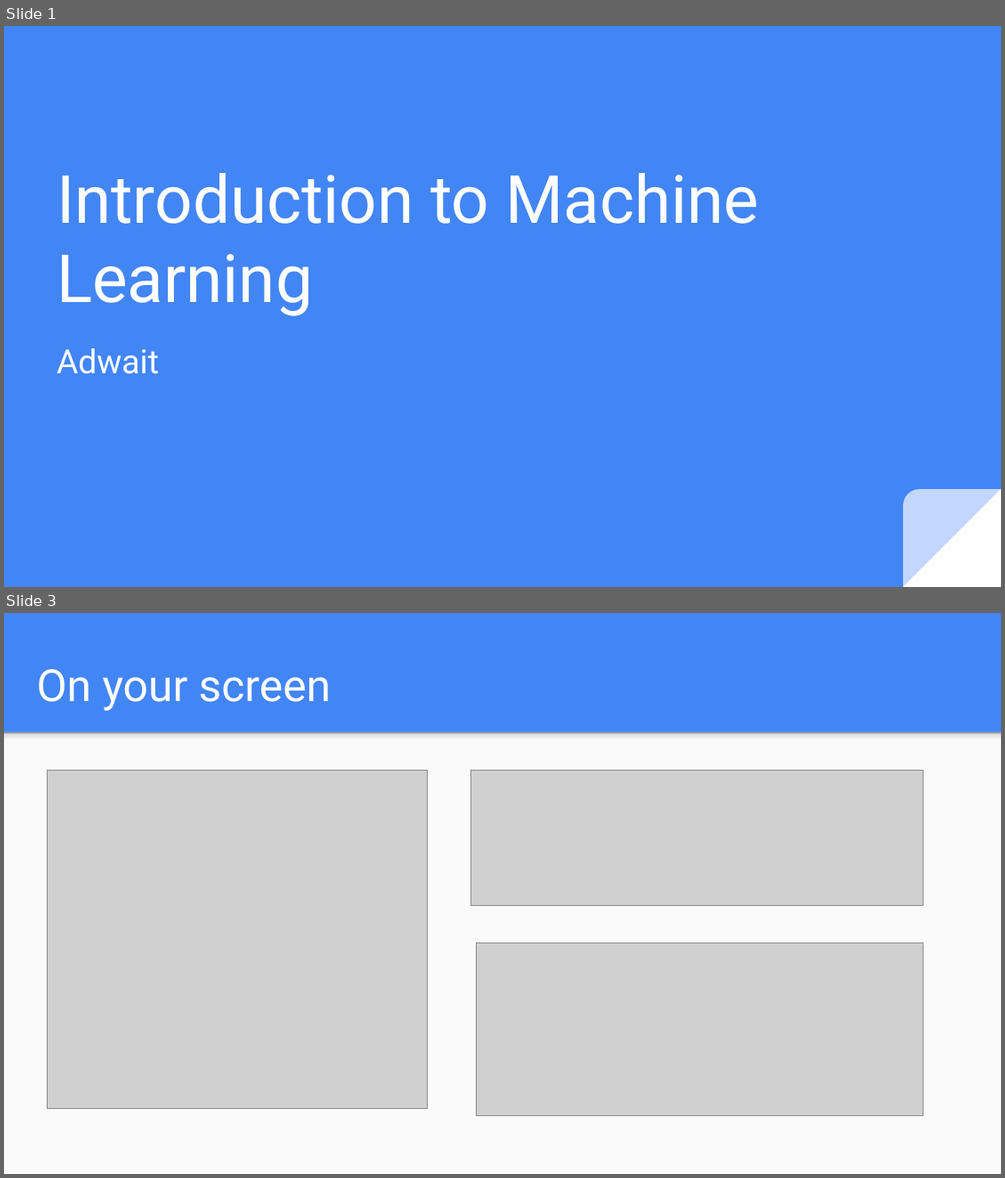
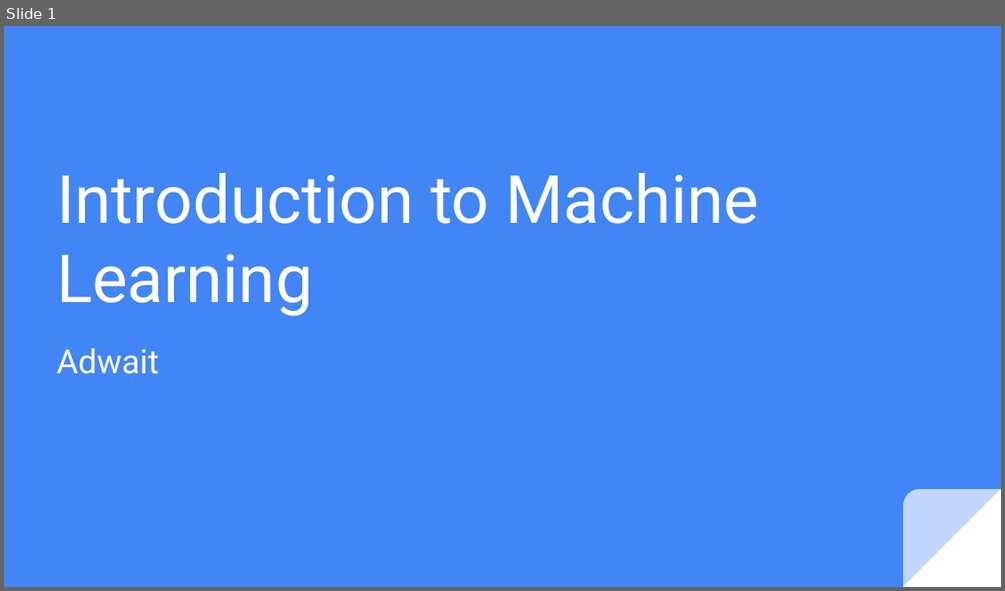
Before and after one commit to yantraguru/ml_course_2019, a slide deck: week 02/Week 02_Recap.pptx. Shown one above the other, each under a label of ours: slides 1 and 3 before the commit, slide 1 after it; the slides between them are not shown. The pictures are 1005x1178 and 1005x591 pixels, drawn with LibreOffice and Linux fonts; fonts in the diff are those of the drawing; grey boxes stand for pictures. Boxes give left, top, right and bottom in pixels: in the first picture for what was removed or moved away, otherwise in the second. Text is boxed around its words. In the diff, an @@ line names an element or a change of style, - is before the commit and + after.

```diff
--- a/week 02/Week 02_Recap.pptx
+++ b/week 02/Week 02_Recap.pptx
@@ slide 3 removed at [4,613,1001,1174], background #4285F4 @@
@@ title removed at [37,669,331,711] @@
-On your screen
@@ rectangle removed at [4,732,1001,1174] @@
@@ rectangle removed at [4,732,1001,745] @@
@@ picture removed at [48,771,428,1110] @@
@@ picture removed at [471,771,923,905] @@
@@ picture removed at [477,943,923,1115] @@
```
Also in this commit, not shown: 1 slide added, 19 other slides removed, 12 other files.
